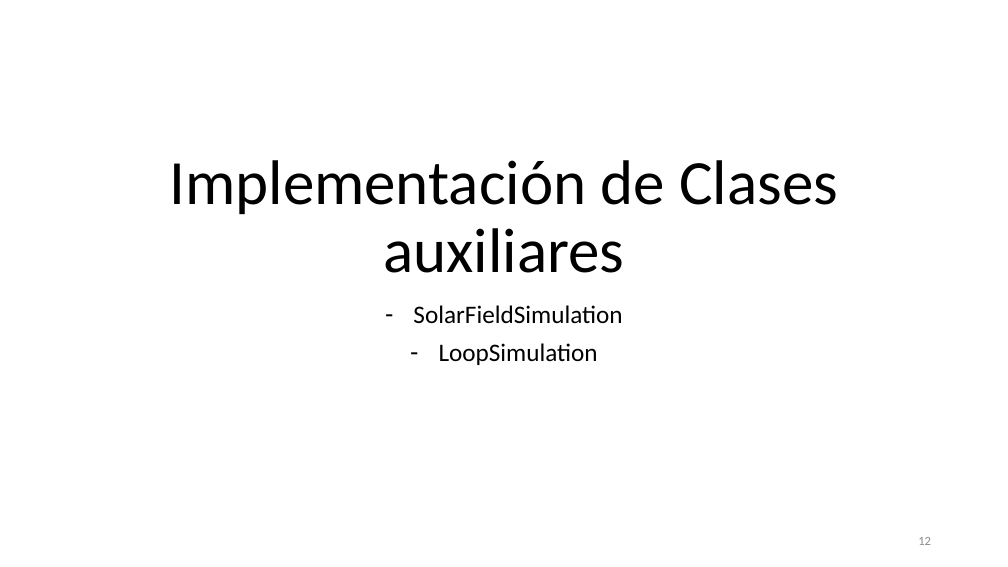
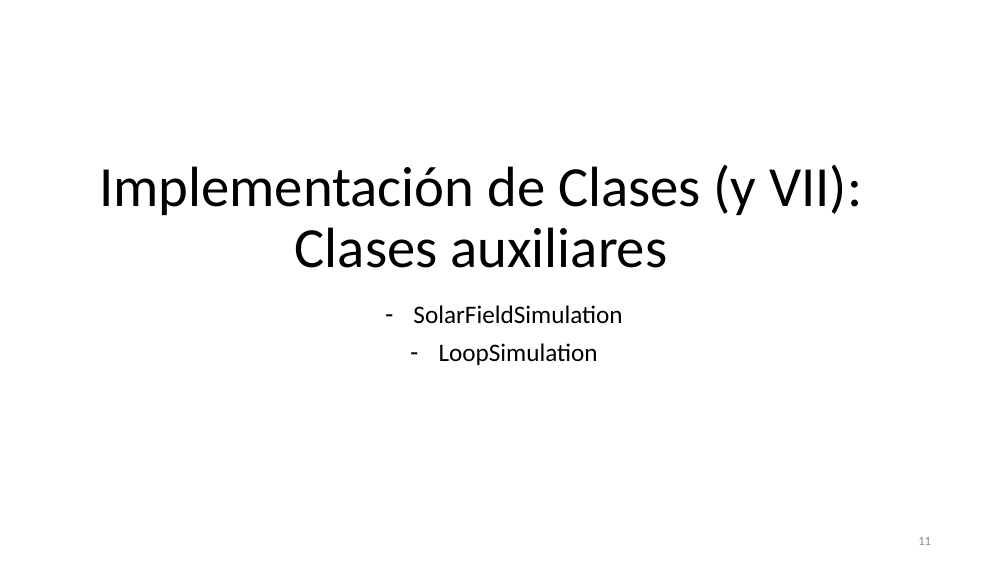
Before and after one commit to pacomunuera/csenergy-python, a slide deck: slide 11 of tfg/Simulación de concentradores cilindroparabólicos con Python 3.pptx (slide 12 before the commit). Drawn at 1008x567 pixels with LibreOffice and Linux fonts; fonts in the diff are those of the drawing. Boxes give left, top, right and bottom in pixels: in the first picture for what was removed or moved away, otherwise in the second. Text is boxed around its words. In the diff, an @@ line names an element or a change of style, - is before the commit and + after.

```diff
--- a/tfg/Simulación de concentradores cilindroparabólicos con Python 3.pptx
+++ b/tfg/Simulación de concentradores cilindroparabólicos con Python 3.pptx
@@ title at [99, 164, 862, 268]: text changed; size 60 to 54 pt @@
-Implementación de Clases auxiliares
+Implementación de Clases (y VII):
+Clases auxiliares
```
Also in this commit, not shown: 13 other slides changed, 7 slides added, 4 slides removed, 5 other files.
